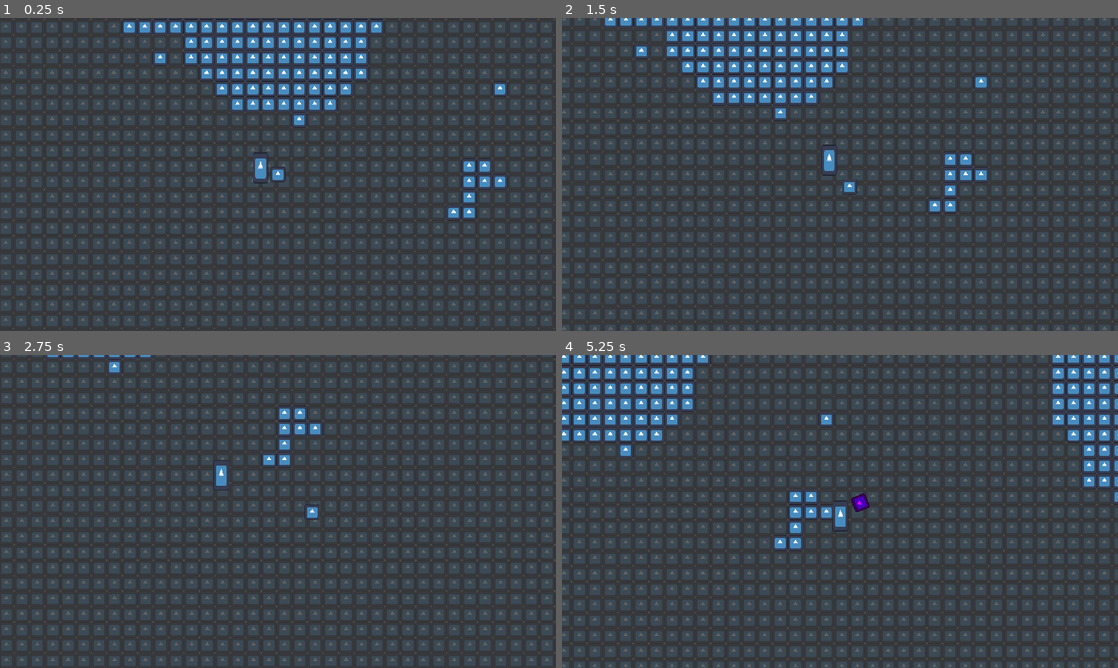
Above: before the commit, frames 1-4 (two rows, left to right).
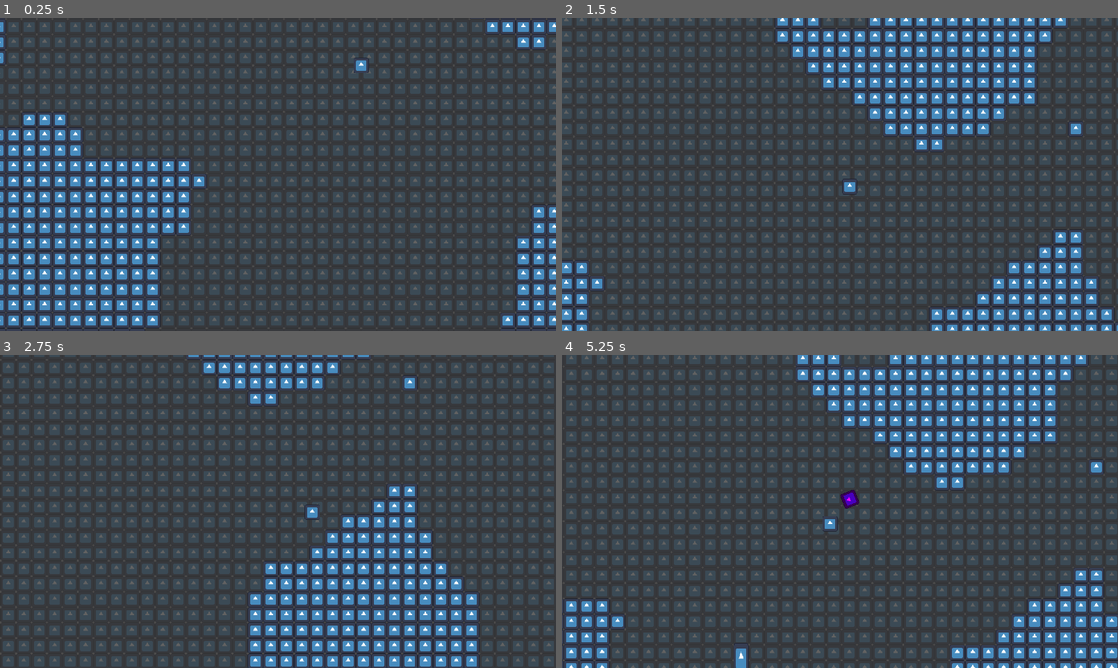
Above: after the commit, the same moments.

Repository: slotling/collateral-damage-gwj71
Game: Godot game, scene res://Scenes/Root/world.tscn
The game is run twice, just before and just after one commit, with the same random seed, the same clock (stepped at 60 frames per second) and the same inputs. The engine's default icon, where the game draws it, is replaced by a stand-in: a white triangle on a blue panel in a dark square.
Inputs (mouse positions are in pixels of both pictures, inside the frame that each line leads up to):
- Up to frame 1 (0.25 s): no input
- Up to frame 2 (1.5 s): move the mouse to (962, 158) at 0.52 s; hold D (right) 0.53-1.28 s; click (962, 158) at 0.6 s; move the mouse to (728, 190) at 1.27 s; hold S (backward) from 1.28 s (still down); right-click (728, 190) at 1.35 s
- Up to frame 3 (2.75 s): move the mouse to (333, 442) at 2.02 s; release S (backward) at 2.03 s; hold D (right) from 2.03 s (still down); hold Shift (run) from 2.03 s (still down)
- Up to frame 4 (5.25 s): move the mouse to (812, 574) at 2.77 s; release D (right) at 2.78 s; release Shift (run) at 2.78 s; hold W (forward) 2.78-3.53 s; click (812, 574) at 2.85 s; move the mouse to (1006, 558) at 3.52 s; hold A (left) 3.53-5.03 s; right-click (1006, 558) at 3.6 s; move the mouse to (673, 464) at 4.27 s; tap Shift (run) at 4.35 s; move the mouse to (867, 511) at 5.02 s; hold S (backward) from 5.03 s (still down); click (867, 511) at 5.1 s

The runs differ from the first frame. In frame 1, 29% of the frame differs, in the area x 0-100%, y 0-100%; in frame 2, 20%; in frame 3, 15%; in frame 4, 30%.

Commit message:
fix spawn protection

Diff:
--- a/Scenes/Entities/enemy.tscn
+++ b/Scenes/Entities/enemy.tscn
@@ -51,7 +51,7 @@
 [node name="NavigationAgent2D" type="NavigationAgent2D" parent="."]
 path_postprocessing = 1
 
+[node name="EnemyAttacksGroup" parent="." instance=ExtResource("7_73tpc")]
+
 [connection signal="hit" from="HitBoxHandler" to="." method="_on_hit_box_handler_hit"]
 [connection signal="died" from="HealthHandler" to="." method="_on_health_handler_died"]
-
-[node name="EnemyAttacksGroup" parent="." instance=ExtResource("7_73tpc")]
--- a/Scenes/Generation/terrain.gd
+++ b/Scenes/Generation/terrain.gd
@@ -8,6 +8,9 @@
 @onready var color_ramp_offsets : Array = noise_map.color_ramp.offsets
 
 @onready var tilemap: TileMap = $TileMap
+@onready var tileset: TileSet = tilemap.tile_set
+@onready var tilesize: Vector2 = tileset.tile_size
+
 const tile_source = [
 	0,
 	1
@@ -17,8 +20,10 @@
 	Vector2(0, 0)
 ]
 
-func relocate_player(position:Vector2):
+func relocate_player(x, y):
 	var target = get_tree().get_first_node_in_group("player")
+	target.global_position = Vector2(x-size.x/2, y-size.y/2)*tilesize
+	print(target.global_position)
 
 func generate():
 	var noise_value_array:Array = []
@@ -39,7 +44,7 @@
 	for x in range(size.x):
 		for y in range(size.y):
 			var noise_value_decimal = (noise_value_array[x][y] - min_val) / (max_val-min_val)
-			if noise_value_decimal <= 0.1:
+			if noise_value_decimal >= 0.5:
 				spawnable_tiles.append(Vector2(x, y))
 
 			for i in range(color_ramp_offsets.size()):
@@ -47,7 +52,8 @@
 					generate_tile(i-1, x, y)
 					break
 
-	relocate_player(spawnable_tiles.pick_random())
+	var random_spawnable_tile_pos = spawnable_tiles.pick_random()
+	relocate_player(random_spawnable_tile_pos.x, random_spawnable_tile_pos.y)
 
 func generate_initial():
 	for x in range(size.x+2):
--- a/global.gd
+++ b/global.gd
@@ -28,7 +28,7 @@
 	if FileAccess.file_exists(save_path):
 		var file = FileAccess.open(save_path, FileAccess.READ)
 		data = file.get_var()
-		print_rich("[rainbow freq=1.0 sat=0.8 val=0.8]" + str(data) + "[/rainbow]\n[img=160x160]res://UI/megarion.jpg[/img]")
+		print_rich("[rainbow freq=1.0 sat=0.8 val=0.8]" + str(data) + "[/rainbow]")
 		file.close()
 	else:
 		reboot_data()
